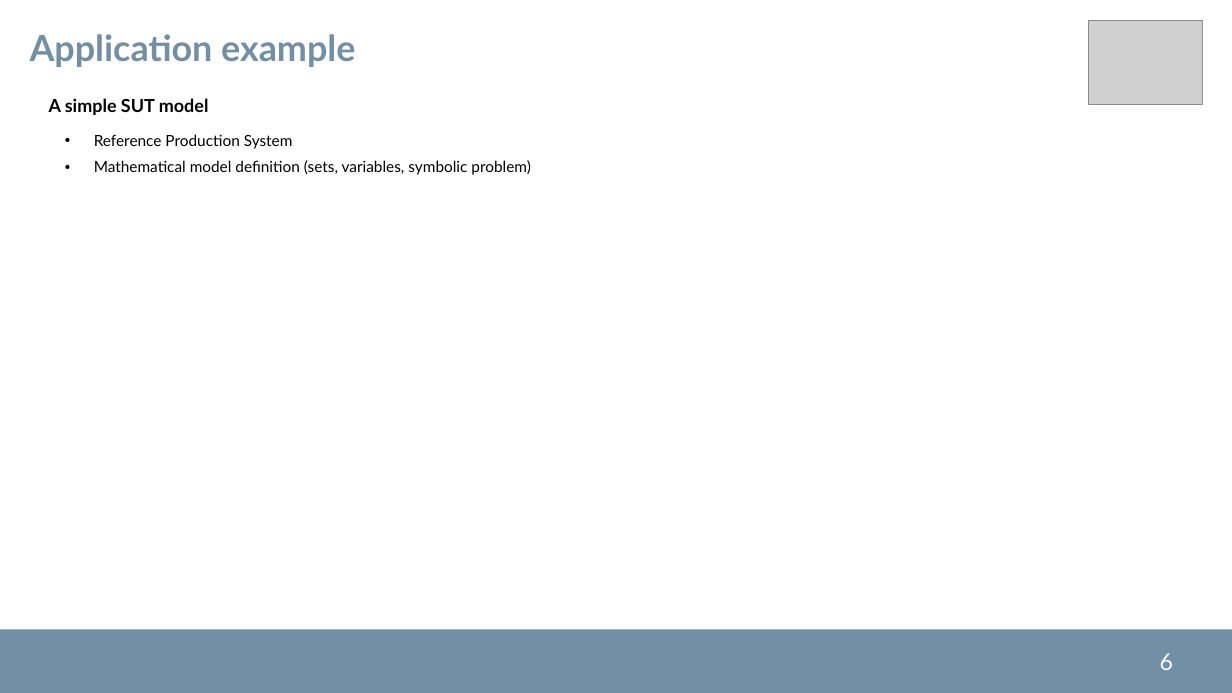
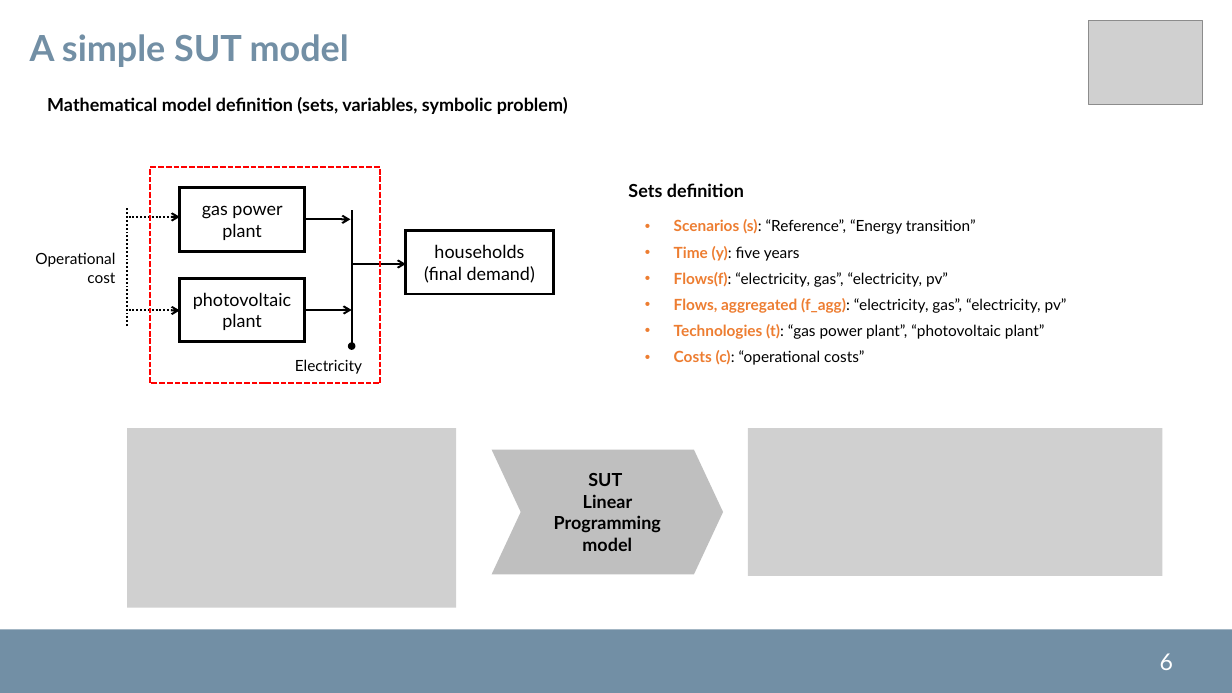
Before and after one commit to pyESM-project/pyesm, a slide deck: slide 6 of doc/pyesm.pptx. Drawn at 1232x693 pixels with LibreOffice and Linux fonts; fonts in the diff are those of the drawing; grey boxes stand for pictures; background and template pictures are left out. Boxes give left, top, right and bottom in pixels: in the first picture for what was removed or moved away, otherwise in the second. Text is boxed around its words. In the diff, an @@ line names an element or a change of style, - is before the commit and + after.

```diff
--- a/doc/pyesm.pptx
+++ b/doc/pyesm.pptx
@@ text at [30,34,349,67]: text changed @@
-Application example
+A simple SUT model
@@ text "Mathematical model definition (sets, variables, ..." at [47,97,568,114]: size 12 to 14 pt, bold on; bullet • to none @@
@@ text at [49,98,293,149]: paragraphs removed @@
-A simple SUT model
-  • Reference Production System
@@ rectangle added at [150,167,380,384], outline #FF0000 1.5 pt dashed @@
@@ line added from (128, 326) to (128, 207), #000000 1.5 pt dashed @@
@@ rectangle added at [180,188,305,251], outline #000000 2.25 pt, 14 pt, text #000000 @@
+gas power plant
@@ text added at [628,183,1067,365], 12 pt, text #000000 @@
+Sets definition
+  • Scenarios (s): “Reference”, “Energy transition”
+  • Time (y): five years
+  • Flows(f): “electricity, gas”, “electricity, pv”
+  • Flows, aggregated (f_agg): “electricity, gas”, “electricity, pv”
+  • Technologies (t): “gas power plant”, “photovoltaic plant”
+  • Costs (c): “operational costs”
@@ arrow added from (128, 217) to (180, 217), #000000 1.5 pt dashed @@
@@ arrow added from (306, 219) to (350, 219), #000000 1.5 pt @@
@@ arrow added from (352, 210) to (352, 347), #000000 1.5 pt @@
@@ rectangle added at [406,230,553,294], outline #000000 2.25 pt, 14 pt, text #000000 @@
+households (final demand)
@@ text added at [35,252,115,283], 12 pt, text #000000 @@
+Operational cost
@@ arrow added from (352, 264) to (406, 264), #000000 1.5 pt @@
@@ rectangle added at [180,278,305,342], outline #000000 2.25 pt, 14 pt, text #000000 @@
+photovoltaic plant
@@ arrow added from (128, 311) to (180, 311), #000000 1.5 pt dashed @@
@@ arrow added from (304, 310) to (352, 310), #000000 1.5 pt @@
@@ text added at [295,359,362,374], 12 pt, text #000000 @@
+Electricity
@@ picture added at [128,428,457,607] @@
@@ picture added at [748,428,1163,576] @@
@@ chevron added at [492,450,723,575], fill #BFBFBF, 14 pt, text #000000, bold @@
+SUT
+Linear Programming model
```
Also in this commit, not shown: 1 other slide changed, 3 slides added, 5 other files.
